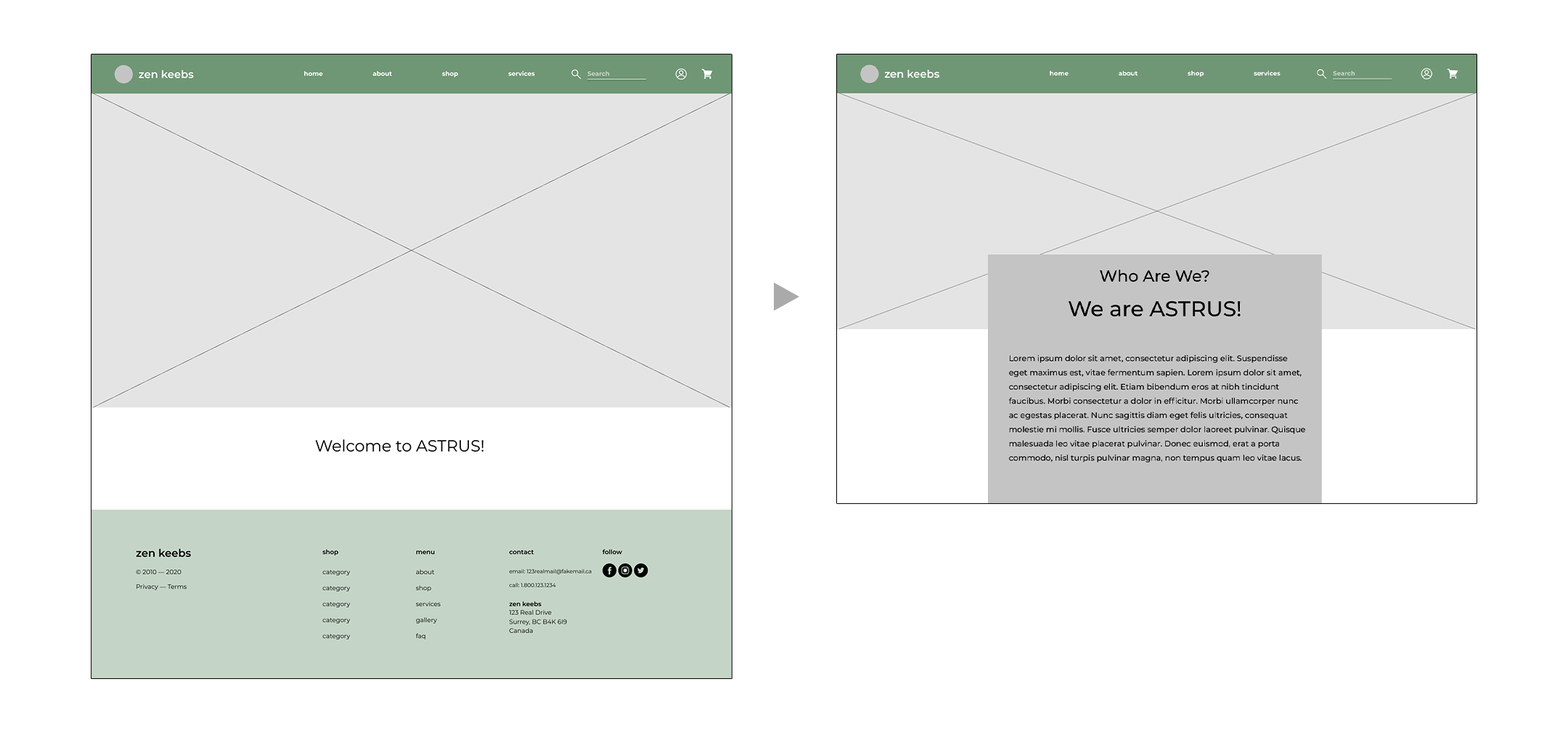
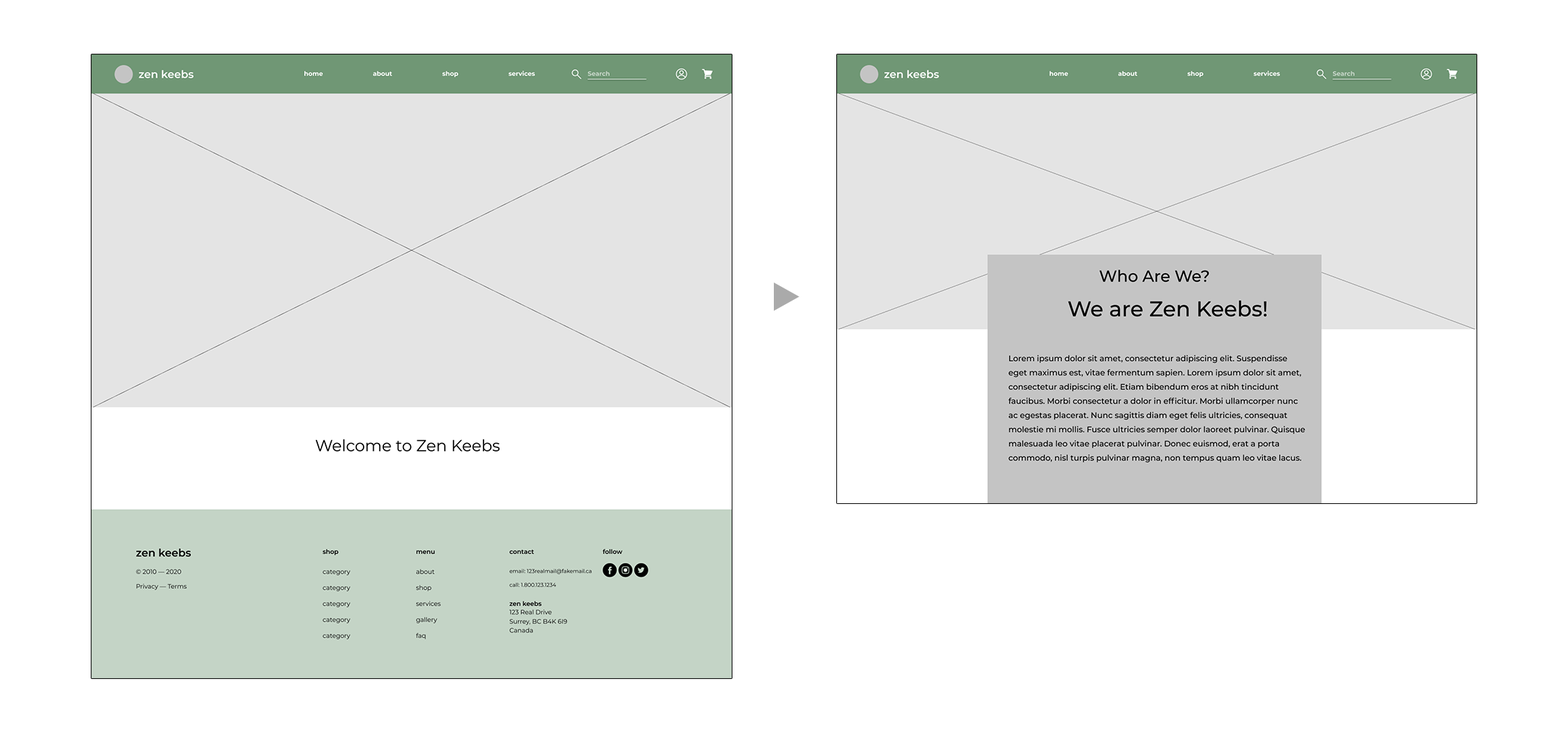
Before/after of a w=1568, h=732 layered artwork. What changed in the layer stack:
painted on "About page" over (836, 54, 1477, 504)
painted on "Landing Page" over (91, 54, 732, 679)
